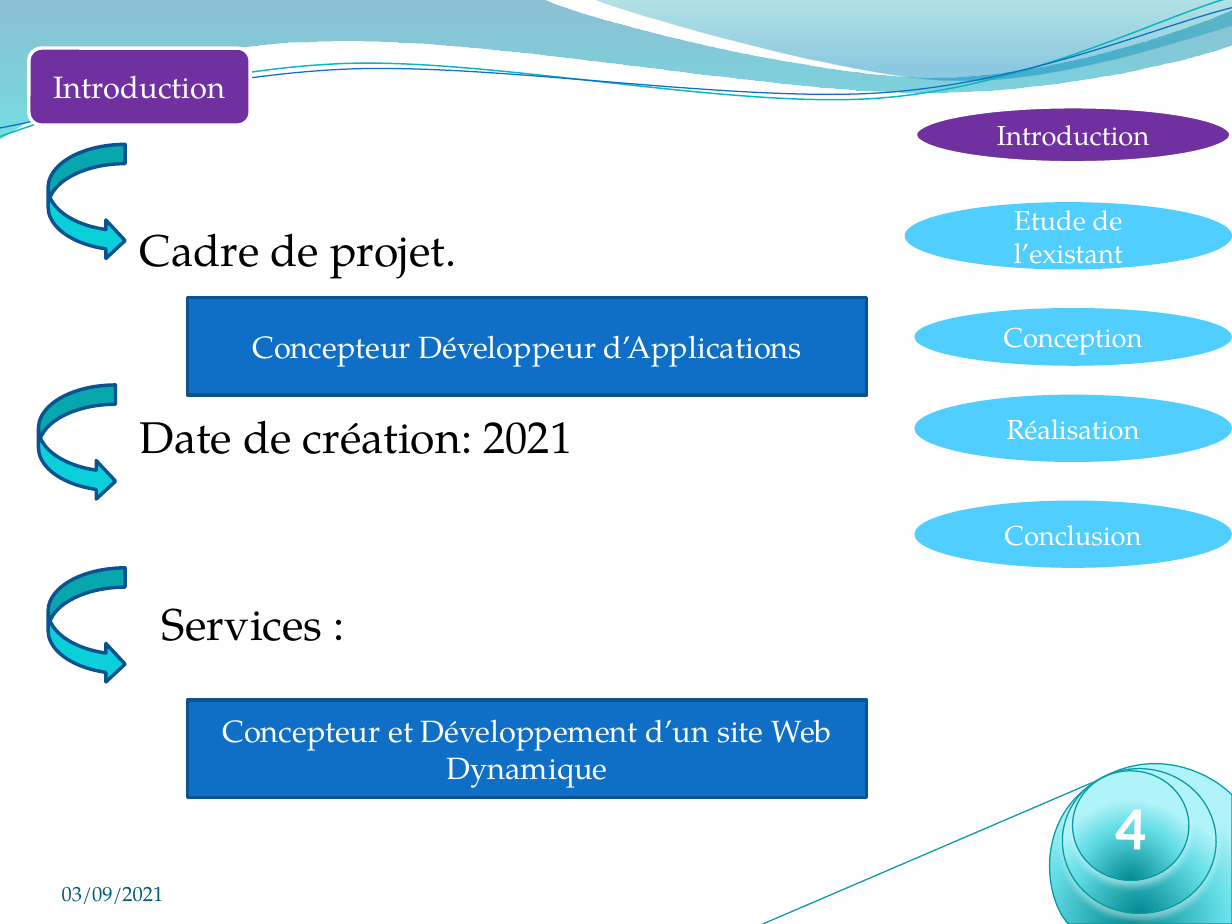
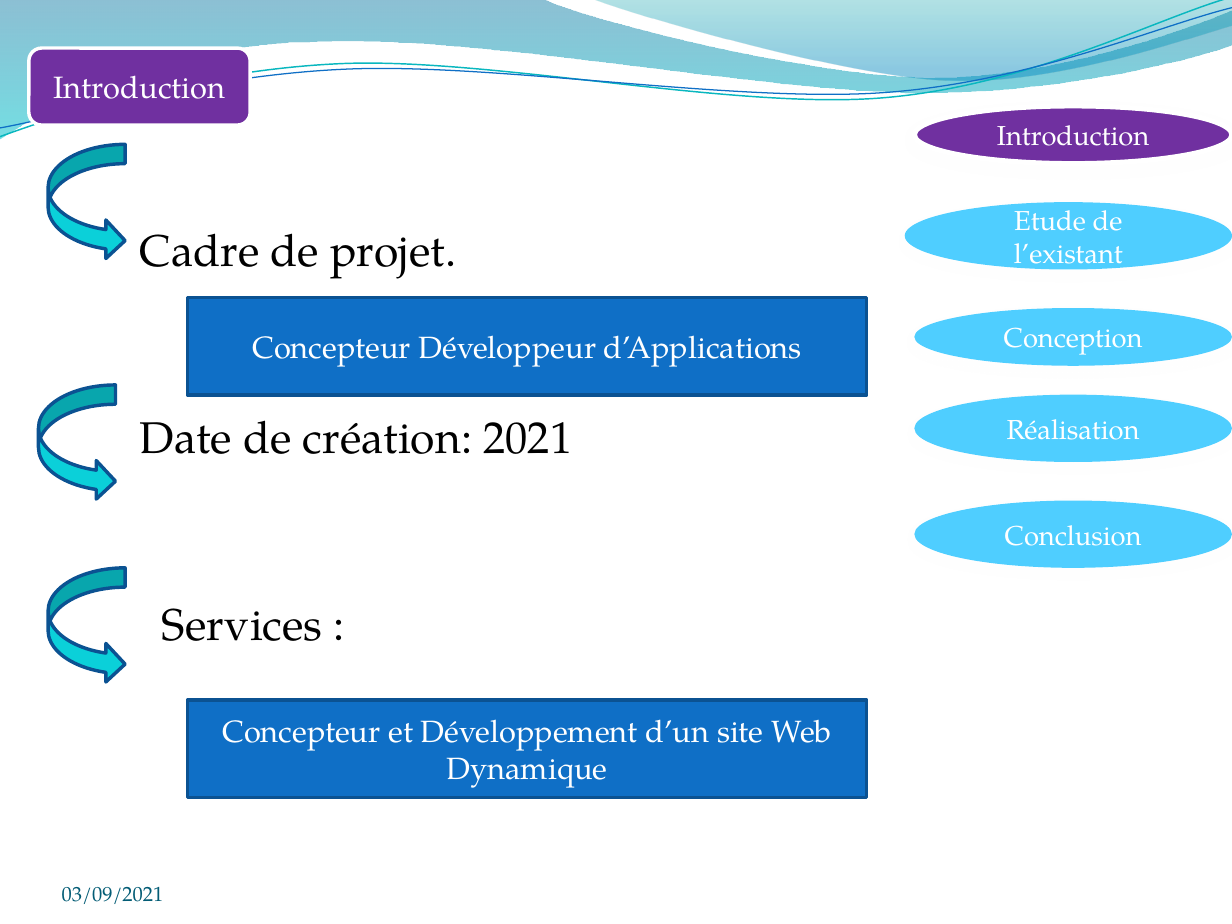
Before and after one commit to badreddine2010/e-shop, a slide deck: slide 4 of conception/Rapport/présentation soutenance Pfe_Bad_Afpa.pptx. Drawn at 1232x924 pixels with LibreOffice and Linux fonts; fonts in the diff are those of the drawing; background and template pictures are left out. Boxes give left, top, right and bottom in pixels: in the first picture for what was removed or moved away, otherwise in the second. Text is boxed around its words. In the diff, an @@ line names an element or a change of style, - is before the commit and + after.

```diff
--- a/conception/Rapport/présentation soutenance Pfe_Bad_Afpa.pptx
+++ b/conception/Rapport/présentation soutenance Pfe_Bad_Afpa.pptx
@@ ellipse removed at (1072, 770, 1190, 882) @@
-8
@@ group removed at (763, 744, 1231, 924): 2 ellipses, 1 line, 1 freeform shape @@
-4
```
Also in this commit, not shown: 31 other slides changed, 1 slide added, 4 other files.
